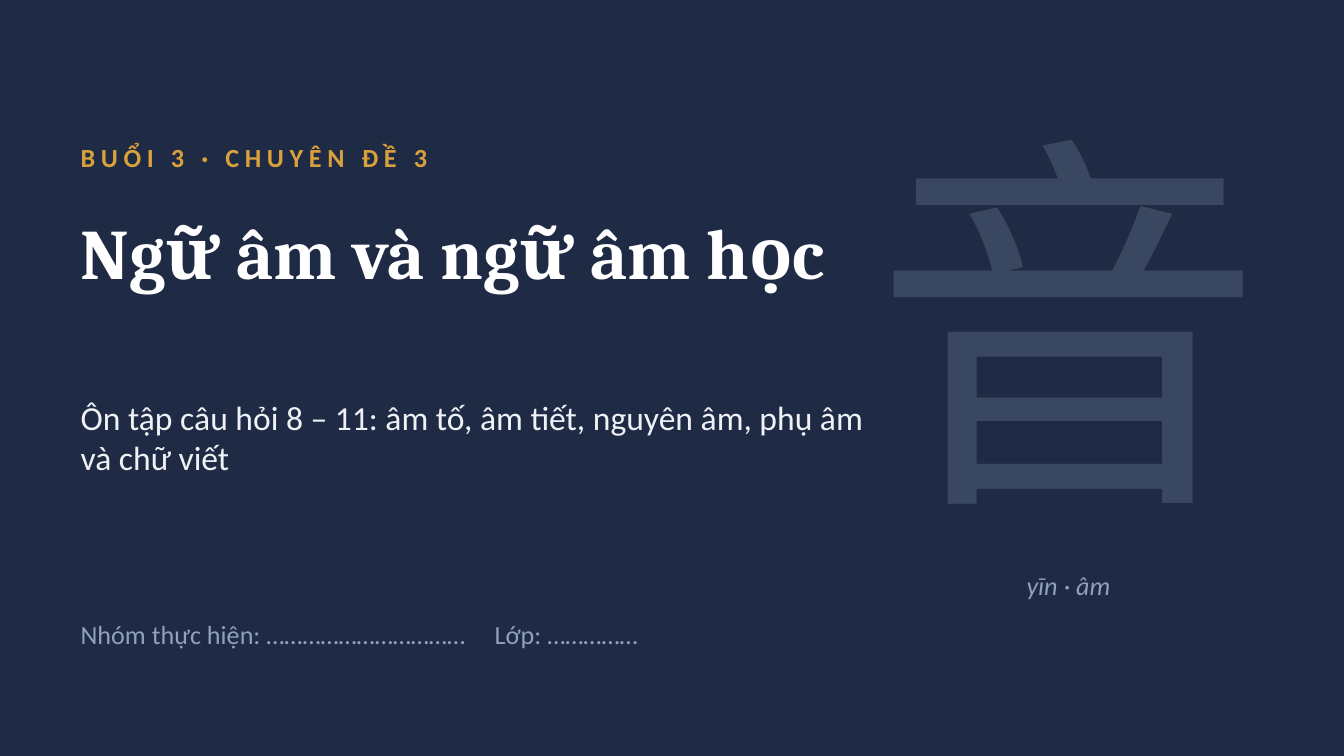
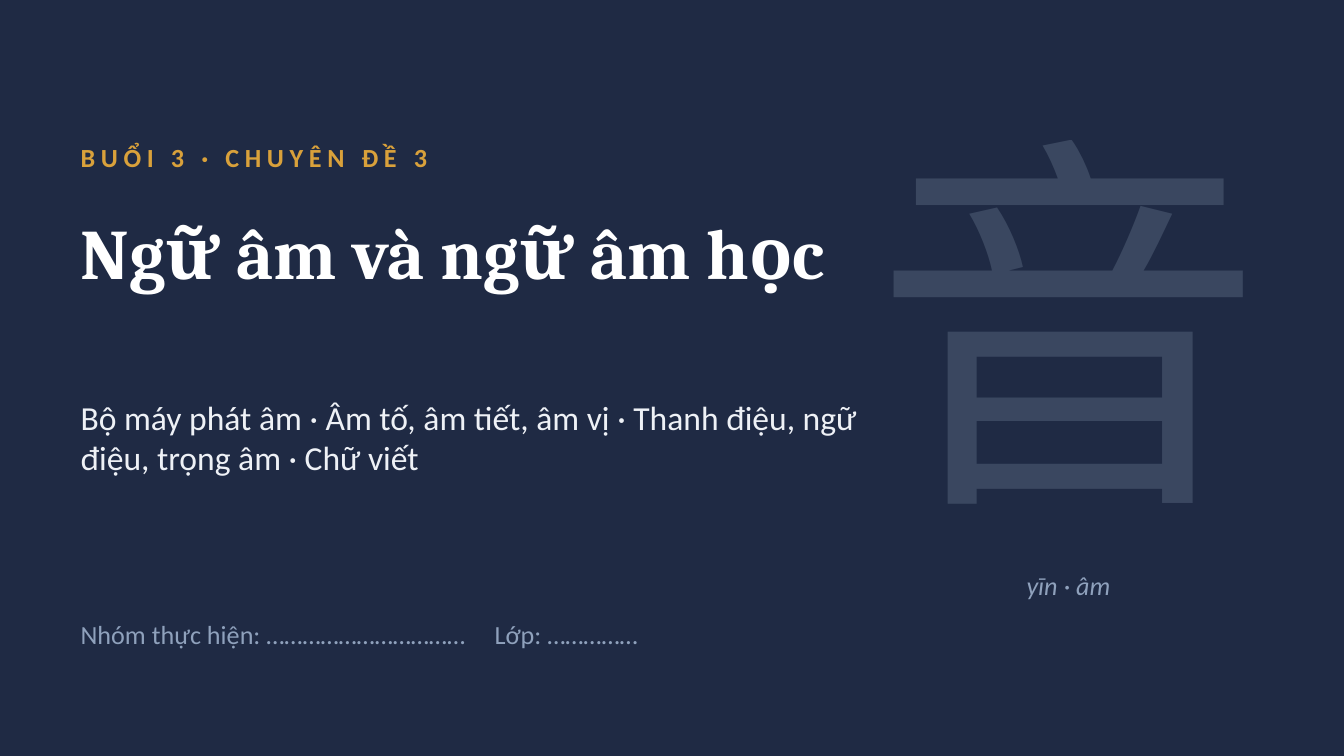
Before and after one commit to datpolime/Claude, a slide deck: slide 1 of Chuyen_de_3_Ngu_am_va_ngu_am_hoc.pptx. Drawn at 1344x756 pixels with LibreOffice and Linux fonts; fonts in the diff are those of the drawing. Boxes give left, top, right and bottom in pixels: in the first picture for what was removed or moved away, otherwise in the second. Text is boxed around its words. In the diff, an @@ line names an element or a change of style, - is before the commit and + after.

```diff
--- a/Chuyen_de_3_Ngu_am_va_ngu_am_hoc.pptx
+++ b/Chuyen_de_3_Ngu_am_va_ngu_am_hoc.pptx
@@ text at [81, 402, 857, 476]: text changed @@
-Ôn tập câu hỏi 8 – 11: âm tố, âm tiết, nguyên âm, phụ âm và chữ viết
+Bộ máy phát âm · Âm tố, âm tiết, âm vị · Thanh điệu, ngữ điệu, trọng âm · Chữ viết
```
Also in this commit, not shown: 5 other slides changed, 32 slides added, 13 slides removed.
